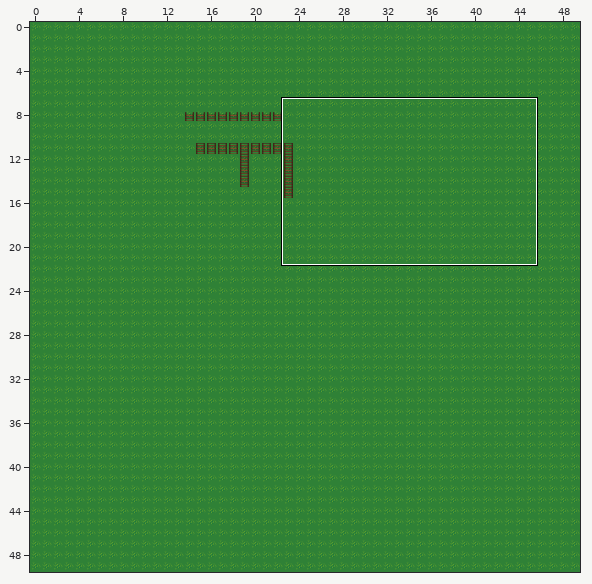
Tiled map: GrassTest.tmx. The picture above shows the old version from afar; the outline marks the close-up.
Close-up. Before the edit:
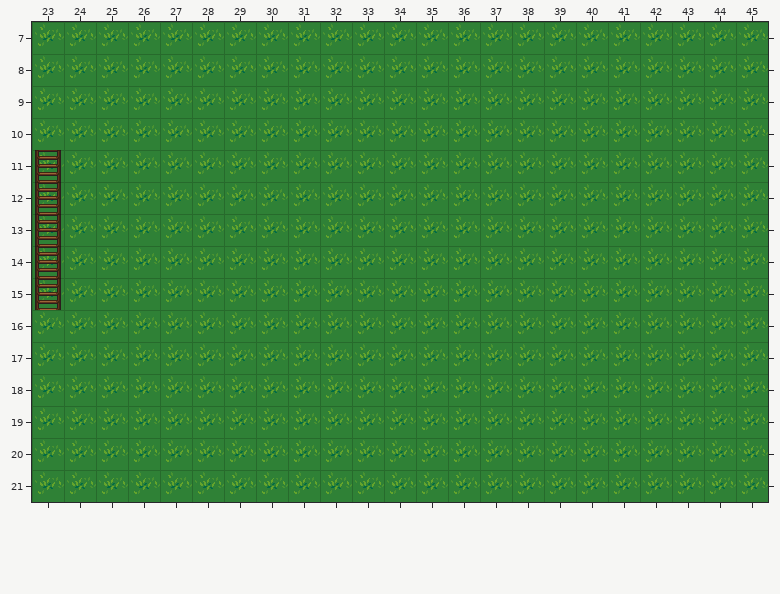
Cells are 32x32 px. Shown: x 23..45, y 7..21.
The result:
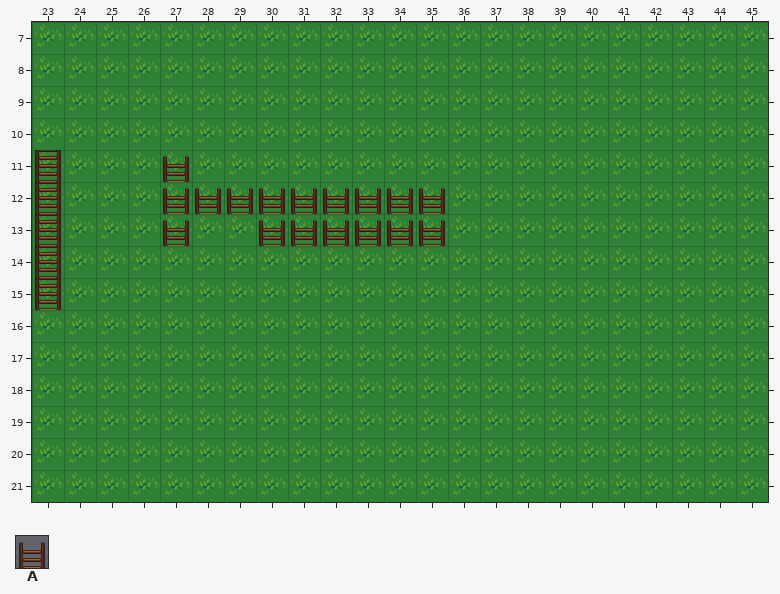
Key: from "terrain_atlas": A 137.
_ is an empty cell.
From old to new:
Layer "Kachelebene 1":
y 11: x 27 _ -> A
y 12: x 27..35 _________ -> AAAAAAAAA
y 13: x 27 _ -> A; x 30..35 ______ -> AAAAAA
Boxes around the changes in both close-ups, in picture pixels (x1, y1, x2, y2):
added: (163, 156, 445, 246)
